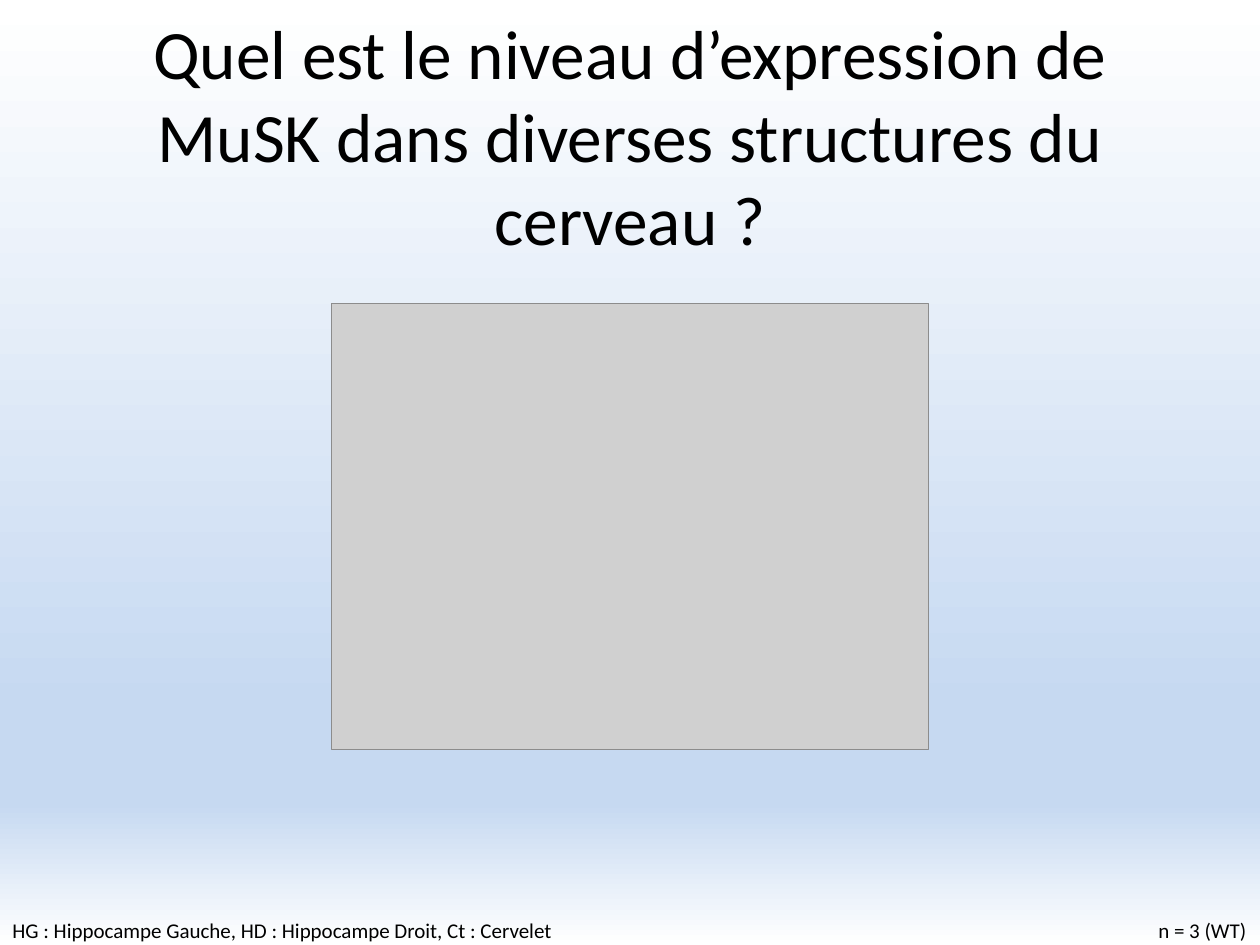
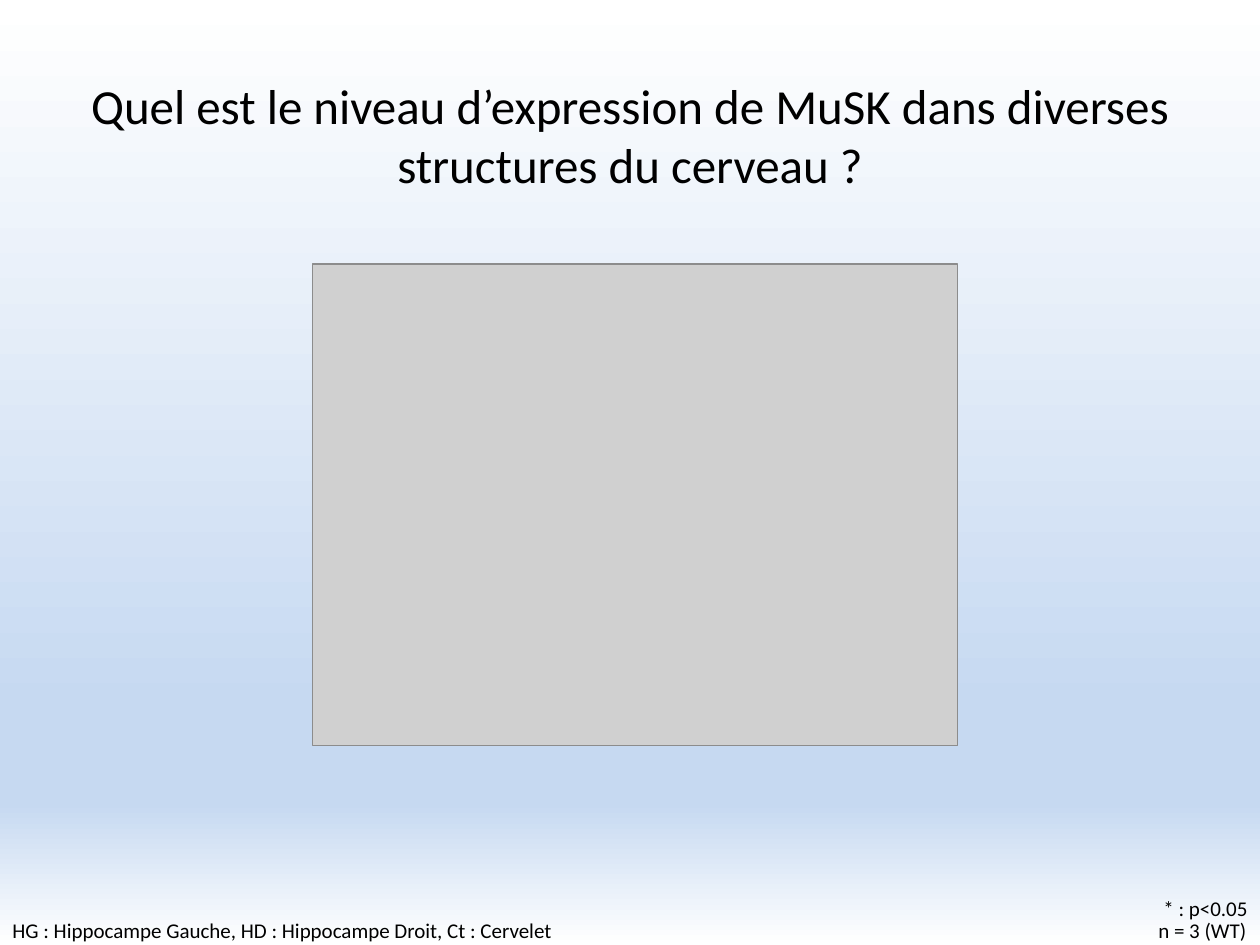
Before and after one commit to FlorentKl/rapport-m2, a slide deck: slide 14 of Présentation Oral.pptx. Drawn at 1260x945 pixels with LibreOffice and Linux fonts; fonts in the diff are those of the drawing; grey boxes stand for pictures. Boxes give left, top, right and bottom in pixels: in the first picture for what was removed or moved away, otherwise in the second. Text is boxed around its words. In the diff, an @@ line names an element or a change of style, - is before the commit and + after.

```diff
--- a/Présentation Oral.pptx
+++ b/Présentation Oral.pptx
@@ title "Quel est le niveau d’expression ..." at (91,89,1169,184): size 39.6 to 28 pt @@
@@ picture: place and size @@
-picture at (331,304,929,748)
+picture at (312,265,958,746)
@@ text added at (1189,902,1248,920), 12 pt, text #000000 @@
+* : p<0.05
```
Also in this commit, not shown: 9 other slides changed.
